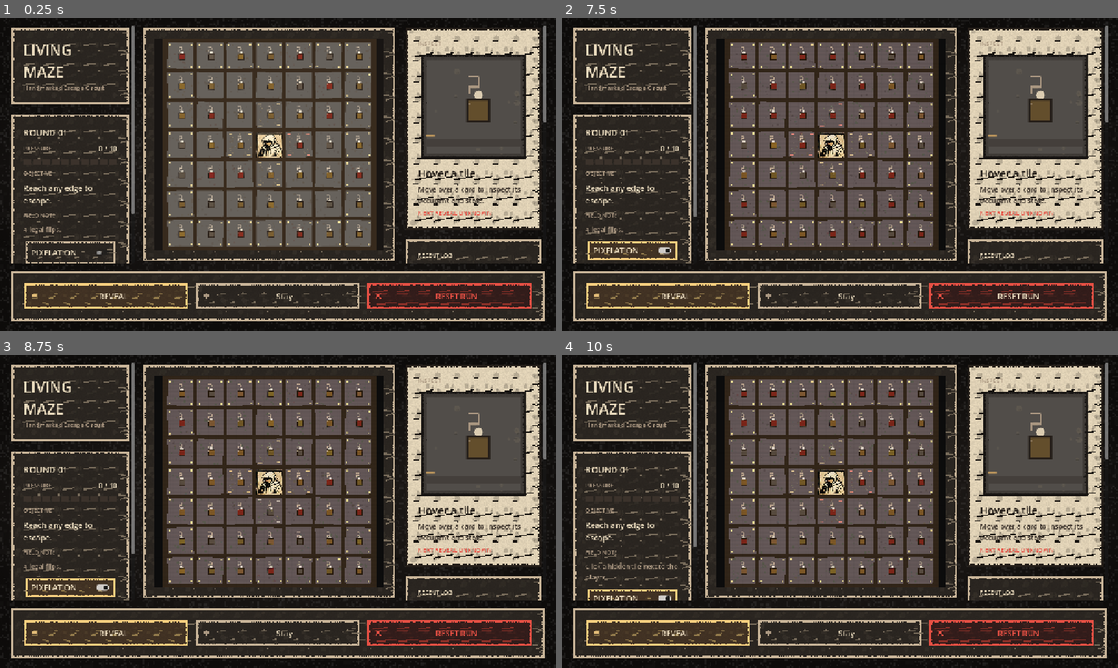
Above: before the commit, frames 1-4 (two rows, left to right).
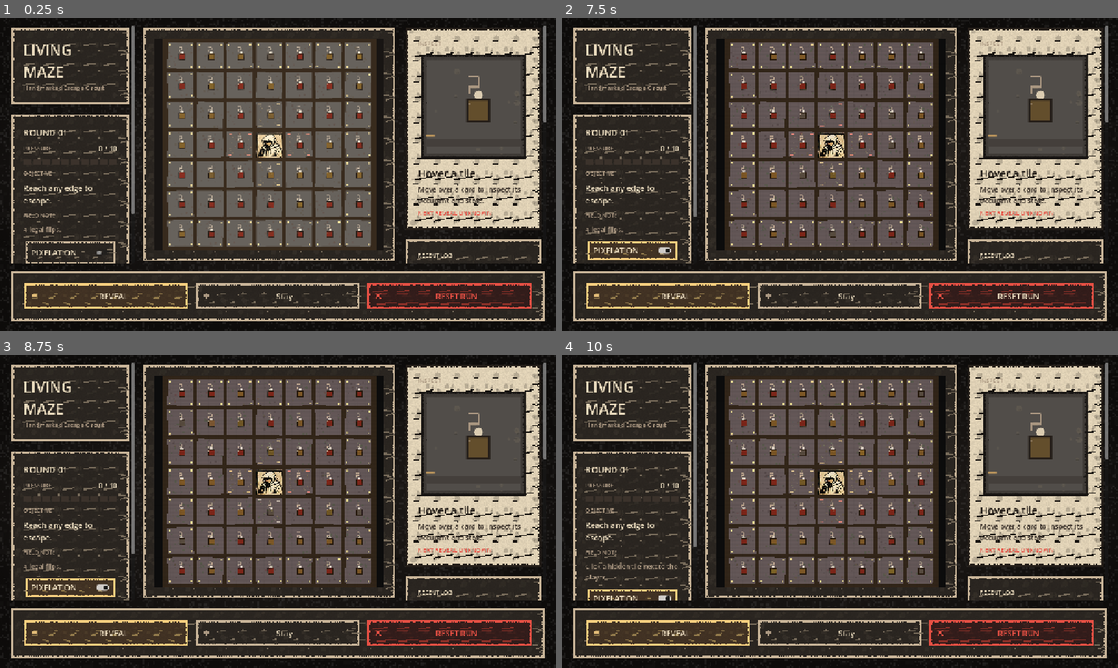
Above: after the commit, the same moments.

Repository: jamsaltman/game1
Game: Godot game, scene res://scenes/main.tscn
The game is run twice, just before and just after one commit, with the same random seed, the same clock (stepped at 60 frames per second) and the same inputs.
Inputs (mouse positions are in pixels of both pictures, inside the frame that each line leads up to):
- Up to frame 1 (0.25 s): no input
- Up to frame 2 (7.5 s): click "PIXELATION" at 0.5 s; click "REVEAL" at 1.25 s; click "Stay" at 2 s; click "PIXELATION" at 2.75 s; click "REVEAL" at 3.5 s; click "Stay" at 4.25 s; click "PIXELATION" at 5 s; click "REVEAL" at 5.75 s; click "Stay" at 6.5 s; click "RESET RUN" at 7.25 s
- Up to frame 3 (8.75 s): move the mouse to (400, 495) at 8.02 s; tap R at 8.1 s; click (400, 495) at 8.17 s
- Up to frame 4 (10 s): drag from (728, 527) to (812, 574) at 8.77 s; move the mouse to (895, 442) at 9.52 s; tap R at 9.6 s; click (895, 442) at 9.67 s

The runs differ from the first frame. In frame 1, 0.4% of the frame differs, in the area x 32-66%, y 11-70%; in frame 2, 0.4%; in frame 3, 0.4%; in frame 4, 0.4%.

Commit message:
Lower non-transport role spawn rates

Diff:
--- a/scripts/maze_game.gd
+++ b/scripts/maze_game.gd
@@ -360,12 +360,12 @@
 	role_definitions.clear()
 	_add_role("pusher", "Pusher", "pusher", "Pushes you 1 tile away when active beside you.", "active", 14, 1, 0)
 	_add_role("puller", "Puller", "puller", "Pulls you 1 tile toward itself when active beside you.", "active", 14, 1, 0)
-	_add_role("blocker", "Blocker", "blocker", "Stops movement into its tile unless you have bypass.", "reactive", 10, 1, 0)
-	_add_role("redirector", "Redirector", "redirector", "Redirects incoming movement clockwise.", "reactive", 8, 2, 0)
-	_add_role("grabber", "Grabber", "grabber", "Holds you in place once you end beside it.", "reactive", 7, 2, 0)
-	_add_role("guide", "Guide", "guide", "Reveals up to 2 nearby hidden people.", "on_reveal", 9, 1, 0)
-	_add_role("smuggler", "Smuggler", "smuggler", "Grants a one-time blocker bypass.", "on_reveal", 8, 1, 0)
-	_add_role("killer", "Killer", "killer", "Kills you if you enter its tile.", "reactive", 5, 1, 0)
+	_add_role("blocker", "Blocker", "blocker", "Stops movement into its tile unless you have bypass.", "reactive", 3, 1, 0)
+	_add_role("redirector", "Redirector", "redirector", "Redirects incoming movement clockwise.", "reactive", 2, 2, 0)
+	_add_role("grabber", "Grabber", "grabber", "Holds you in place once you end beside it.", "reactive", 2, 2, 0)
+	_add_role("guide", "Guide", "guide", "Reveals up to 2 nearby hidden people.", "on_reveal", 2, 1, 0)
+	_add_role("smuggler", "Smuggler", "smuggler", "Grants a one-time blocker bypass.", "on_reveal", 2, 1, 0)
+	_add_role("killer", "Killer", "killer", "Kills you if you enter its tile.", "reactive", 1, 1, 0)
 
 
 func _build_upgrade_definitions() -> void:
